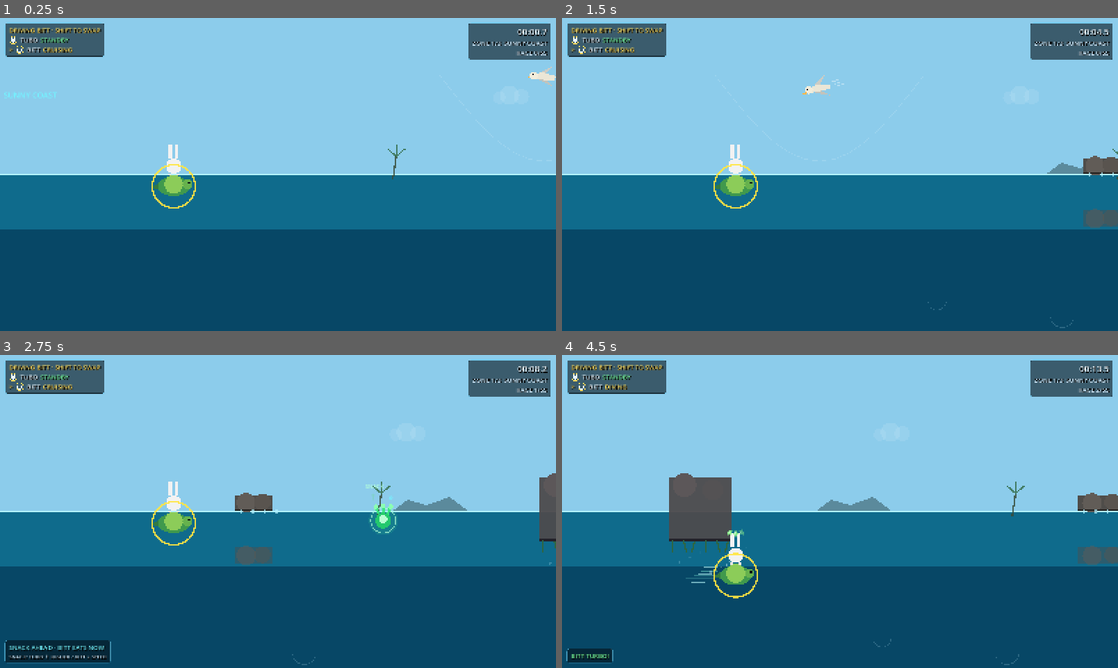
Above: before the commit, frames 1-4 (two rows, left to right).
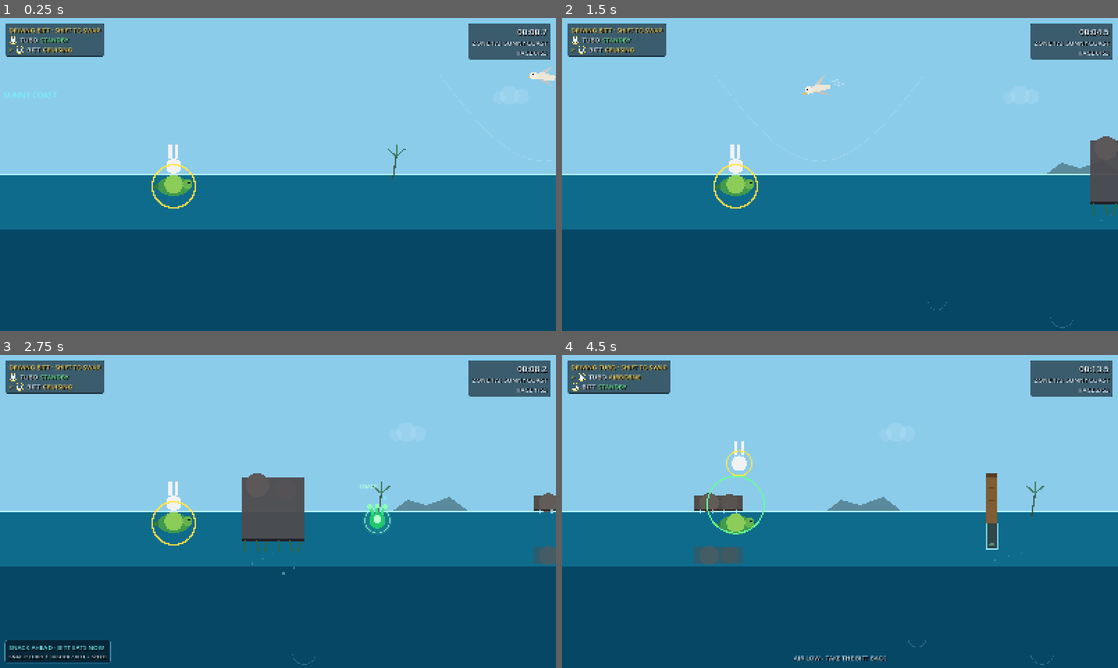
Above: after the commit, the same moments.

Repository: EasyLuxiver/Turbbit-Bro
Game: Godot game, scene res://scenes/stage3_playtest.tscn
Same seed, same stepped clock (60 frames per second), same inputs: the game is played once before the commit and once after it. This scene is started directly instead of the project's main scene.
Inputs (mouse positions are in pixels of both pictures, inside the frame that each line leads up to):
- Up to frame 1 (0.25 s): no input
- Up to frame 2 (1.5 s): tap Enter (confirm) at 0.5 s; move the mouse to (962, 158) at 0.52 s; hold Up (up) 0.53-1.25 s; hold Right (boost) 0.53-1.25 s; click (962, 158) at 0.67 s; drag from (728, 190) to (812, 237) at 1.27 s
- Up to frame 3 (2.75 s): move the mouse to (333, 442) at 2.02 s; hold Up (up) from 2.03 s (still down); hold Space (pop) from 2.03 s (still down)
- Up to frame 4 (4.5 s): release Up (up) at 2.75 s; release Space (pop) at 2.75 s; drag from (812, 574) to (673, 464) at 2.77 s; move the mouse to (1006, 558) at 3.52 s; hold Left (left) 3.53-4.25 s; tap Q at 3.6 s; drag from (673, 464) to (756, 433) at 4.27 s

The runs differ from the first frame. In frame 1, less than 0.1% of the frame differs, in the area x 97-99%, y 10-12%; in frame 2, 1.2%; in frame 3, 3.6%; in frame 4, 6.5%, in the area x 0-100%, y 1-100%.

Commit message:
fix(turbbit): Phase 5 压缩 Z1 与 Z3 空档
Z1 删掉 rock1/beam2 两组重复教学，12→10 组，约 60s→44s。
Z2/Z3 整体左移 5000，Z3 末段再移 600，总组数 55→53，
Z3 最长空档 5.9→4.9s，WORLD_END 63850→58850。

同步区域边界、加速带、测试断言、制作人 QA 指南与阶段报告。
stage3_playtest PASS：238.6/238.7s、53/53、4 accidents、max_stuck=0。

Co-Authored-By: Claude Code <noreply@anthropic.com>

Diff:
--- a/docs/reports/longrun/feel34-first60.json
+++ b/docs/reports/longrun/feel34-first60.json
@@ -1,7 +1,7 @@
 {
   "checks": [
     {
-      "detail": "log1=24.0s",
+      "detail": "log1=16.7s",
       "name": "log1_within_60",
       "ok": true
     },
--- a/docs/reports/longrun/feel41-decision-audit.json
+++ b/docs/reports/longrun/feel41-decision-audit.json
@@ -21,7 +21,7 @@
       "ok": true
     },
     {
-      "detail": "rock2=996,gate3=941,gate4=704,bird4=1180,log5=565,bird6=617,rock10=529,bird8=513,bird9=594",
+      "detail": "rock2=660,gate3=941,gate4=704,bird4=1180,log5=565,bird6=617,rock10=529,bird8=513,bird9=594",
       "name": "combo_gaps_400_800",
       "ok": true
     },
--- a/scripts/systems/level_data.gd
+++ b/scripts/systems/level_data.gd
@@ -11,27 +11,27 @@
 const RACE_START_X := 400.0
 ## FEEL-37：Z3 末段四次后缀前移（-500 / -600 / -600 / -500），把 4 个 4 s 组合
 ## 压成 2 s 级紧接力；再为 Z2 提前换人把 gate4 起后缀前移 350；终点同步前移 2550，尾段留白与调整前一致（5.5 s）。
-const WORLD_END := 63850.0
+const WORLD_END := 58850.0
 const COMBO_GAP := 1200.0
 const PAR_TIME := 300.0
 
 const ZONES := [
 	{
-		"id": 1, "name": "SUNNY COAST", "start": 0.0, "end": 15000.0,
+		"id": 1, "name": "SUNNY COAST", "start": 0.0, "end": 10000.0,
 		"base_speed": 220.0, "grade_color": Color(0.45, 0.95, 1.0),
 		"sky": Color(0.55, 0.80, 0.92), "water": Color(0.06, 0.42, 0.55),
 		"deep": Color(0.03, 0.28, 0.40), "seabed": Color(0.75, 0.68, 0.45),
 		"lesson": "ZONE 1  SUNNY COAST - LEARN THE WATER",
 	},
 	{
-		"id": 2, "name": "DOCK CHAOS", "start": 15000.0, "end": 39000.0,
+		"id": 2, "name": "DOCK CHAOS", "start": 10000.0, "end": 34000.0,
 		"base_speed": 240.0, "grade_color": Color(1.0, 0.55, 0.65),
 		"sky": Color(0.46, 0.73, 0.88), "water": Color(0.10, 0.43, 0.52),
 		"deep": Color(0.05, 0.23, 0.36), "seabed": Color(0.62, 0.48, 0.42),
 		"lesson": "ZONE 2  DOCK CHAOS - NETS, EELS, SLUICES: PICK THE RIGHT BRO",
 	},
 	{
-		"id": 3, "name": "MUSCLE MAYHEM", "start": 39000.0, "end": WORLD_END,
+		"id": 3, "name": "MUSCLE MAYHEM", "start": 34000.0, "end": WORLD_END,
 		"base_speed": 260.0, "grade_color": Color(1.0, 0.80, 0.35),
 		"sky": Color(0.93, 0.58, 0.38), "water": Color(0.16, 0.36, 0.50),
 		"deep": Color(0.08, 0.18, 0.32), "seabed": Color(0.52, 0.40, 0.32),
@@ -131,17 +131,16 @@
 	# 但 rock1 挪进第一段加速带（2550 起）会抢走首份食物的锚点
 	# （食物从 3250 掉到带左端 2550，紧贴岩石前 60 px），已回退到 2500。
 	# 空档改为在 gate1 上解决（见下一行注释）。
-	{"group": "rock1", "zone": 1, "kind": "SURFACE_ROCK", "x": 2380.0, "w": 110.0},
 	# 2026-11-13（REBUILD-05 E3）：3900 → 3800。Z1 最长空档在 rock1→gate1 /
 	# gate1→rock2 上，把礁拱往中间夹 100 px，两段从 6.36 / 5.45 s 收到 5.91 / 5.91 s；
 	# 食物仍锚在加速带右端 3250（clamp 生效，未移位），gate1→rock2 也不再拉长。
-	{"group": "gate1", "zone": 1, "kind": "DIVE_GATE", "x": 3257.1, "w": 180.0},
-	{"group": "rock2", "zone": 1, "kind": "SURFACE_ROCK", "x": 4433.0, "w": 140.0,
+	{"group": "gate1", "zone": 1, "kind": "DIVE_GATE", "x": 2400.0, "w": 180.0},
+	{"group": "rock2", "zone": 1, "kind": "SURFACE_ROCK", "x": 3240.0, "w": 140.0,
 		"combo": "gate1_rock2", "relay": true},
 	# FEEL-34：Z1 第一根浮木加高，乌龟单潜不再能从底部绕过；
 	# 必须兔子跳上沿 + 乌龟潜下沿（约 24 s，第一次真接力）。
-	{"group": "log1", "zone": 1, "kind": "FLOATING_LOG", "x": 5675.5, "w": 32.0, "h": 215.0},
-	{"group": "shark1", "zone": 1, "kind": "SHARK", "x": 6652.4, "w": 70.0,
+	{"group": "log1", "zone": 1, "kind": "FLOATING_LOG", "x": 4080.0, "w": 32.0, "h": 215.0},
+	{"group": "shark1", "zone": 1, "kind": "SHARK", "x": 4920.0, "w": 70.0,
 		"motion": {"name": "ambush_shark"}},
 	# REBUILD-05 E2 原型 1（周期运动）：潮汐岩。
 	# 岩体随浪上下 52 px / 3.6 s。基本解法不变——跳过去在任何相位都成立；
@@ -149,24 +148,23 @@
 	# 浪谷窗口 0.76 s > 过岩的 0.55 s，整段都低才成立）。
 	# 高相位岩顶 306：反下潜段被抬到世界 454，深潜也能从下面过——
 	# 浪峰钻、浪谷骑、任何时候跳，三种答案由运动决定，但都不是必死。
-	{"group": "rock3", "zone": 1, "kind": "SURFACE_ROCK", "x": 7657.2, "w": 120.0, "identity": "buoy",
+	{"group": "rock3", "zone": 1, "kind": "SURFACE_ROCK", "x": 5760.0, "w": 120.0, "identity": "buoy",
 		"dual": true,
 		"motion": {"name": "tide_rock", "axis": "y", "amp": 52.0, "period": 3.6}},
-	{"group": "beam2", "zone": 1, "kind": "LOW_BEAM", "x": 8741.4, "w": 180.0},
 	# P6（2026-11-13）：原 9600 的低梁 → 10860 的高墙、原 10860 的低鸟 → 13300。
 	# 35–50 s 原来是 rock3→beam2→bird2 三连兔子（只跳、趴、趴），命名无聊段。
 	# 现在中段插进 wall1（跃起+蹬踏，BOTH）：47.5 s 必须两角色配合一次，
 	# 三连兔子拆成“两连 + 一次配合”，窗口里角色切换两次。间距全部 4.9~5.1 s。
-	{"group": "wall1", "zone": 1, "kind": "HIGH_WALL", "x": 10003.5, "w": 30.0},
-	{"group": "gate2", "zone": 1, "kind": "DIVE_GATE", "x": 11325.2, "w": 180.0},
+	{"group": "wall1", "zone": 1, "kind": "HIGH_WALL", "x": 6600.0, "w": 30.0},
+	{"group": "gate2", "zone": 1, "kind": "DIVE_GATE", "x": 7440.0, "w": 180.0},
 	# CORE-FEEL-07 P1-E：bird2 从 13300 收到 12850。原 gate2→bird2→beam1 是
 	# “5.05 / 5.18 s”两拍同速；现在变成 3.05 s 的突然一拍，再留 7.23 s 长呼吸，
 	# 让“节奏变化”这一段有可测量的加速与回落（beam1 是食物锚点，位置不动）。
 	# FEEL-09 优化：7.23 s 的空档超过“最长 6 s”门槛，bird2 回到 13280；
 	# 两拍变成 5.82 / 5.77 s，仍保留方向切换，但不再有 7 s 无事可做。
-	{"group": "bird2", "zone": 1, "kind": "LOW_BIRD", "x": 12659.2, "w": 110.0,
+	{"group": "bird2", "zone": 1, "kind": "LOW_BIRD", "x": 8280.0, "w": 110.0,
 		"dual": true},
-	{"group": "beam1", "zone": 1, "kind": "LOW_BEAM", "x": 13980.0, "w": 170.0},
+	{"group": "beam1", "zone": 1, "kind": "LOW_BEAM", "x": 9120.0, "w": 170.0},
 
 	# ---- Zone 2：连换。 ----
 	# REBUILD-06 P3：原来的“巡游鲨”改成水下伏击，移动从横向巡游换成
@@ -175,56 +173,56 @@
 	# bird2(兔)→beam1(兔)→beam3(兔) 是三连兔子：Z1 末尾两连 + 进 Z2 再一组，
 	# 刚做完 wall1 的配合又回到同一个答案；换位后 bird2+beam1 两连、shark3
 	# 在 69.7 s 先要一次乌龟对水下伏击的应对、beam3+rock4 也只剩两连。
-	{"group": "shark3", "zone": 2, "kind": "SHARK", "x": 15162.5, "w": 70.0,
+	{"group": "shark3", "zone": 2, "kind": "SHARK", "x": 10162.5, "w": 70.0,
 		"motion": {"name": "ambush_shark"}},
 	# FEEL-09 优化：beam3 从 17000 提前到 16880，beam3→rock4 由 2.50 s 拉到
 	# 3.71 s，满足“单角色障碍至少 3.5 s”的门槛；rock4 是动态障碍，不动它的 x。
-	{"group": "beam3", "zone": 2, "kind": "LOW_BEAM", "x": 16164.0, "w": 170.0,
+	{"group": "beam3", "zone": 2, "kind": "LOW_BEAM", "x": 11164.0, "w": 170.0,
 		"combo": "shark3_beam3"},
 	# REBUILD-05 G：进 Z2 第一组岩也改成潮汐岩（同 52 px / 3.6 s）。
 	# 这样“进 Z2 就看得见东西在动”，不是先走五组静态再碰到第一块会动的岩。
-	{"group": "rock4", "zone": 2, "kind": "SURFACE_ROCK", "x": 17250.4, "w": 120.0, "identity": "dock_crate",
+	{"group": "rock4", "zone": 2, "kind": "SURFACE_ROCK", "x": 12250.4, "w": 120.0, "identity": "dock_crate",
 		"motion": {"name": "tide_rock", "axis": "y", "amp": 52.0, "period": 3.6, "phase": 0.18}},
-	{"group": "gate3", "zone": 2, "kind": "DIVE_GATE", "x": 18311.7, "w": 180.0,
+	{"group": "gate3", "zone": 2, "kind": "DIVE_GATE", "x": 13311.7, "w": 180.0,
 		"combo": "rock4_gate3", "relay": true},
-	{"group": "bird3", "zone": 2, "kind": "LOW_BIRD", "x": 19539.2, "w": 120.0,
+	{"group": "bird3", "zone": 2, "kind": "LOW_BIRD", "x": 14539.2, "w": 120.0,
 		"combo": "gate3_bird3"},
 	# REBUILD-05 G：Z2 也补一组涨落浮木——到 Z2 结束前，三个原型（潮汐/巡游/浪涌）
 	# 都出现过。浮木不是食物锚点（Z2 锚点是 gate3 / rock6 / shark5）。
 	# 规格与 log6 完全相同（−18 ± 22 px / 5.0 s），浪高上限仍是 +4，不偷袭标准 BRO DIVE。
-	{"group": "log2", "zone": 2, "kind": "FLOATING_LOG", "x": 20837.2, "w": 32.0,
+	{"group": "log2", "zone": 2, "kind": "FLOATING_LOG", "x": 15837.2, "w": 32.0,
 		"motion": {"name": "swell_log", "axis": "y", "amp": 22.0, "period": 5.0,
 			"bias": -18.0, "phase": 0.22}},
 	# REBUILD-05 F：Z2 也补一组潮汐岩（同 52 px / 3.6 s 规格）。Z1 只留 rock3
 	# 当样板——教学区不再加运动；Z2 从这里开始“同样的岩，有时在动”。
 	# 这组不是食物锚点（锚点是 rock6），动的是 y 轴，不影响食物位置。
-	{"group": "rock5", "zone": 2, "kind": "SURFACE_ROCK", "x": 22211.6, "w": 130.0, "identity": "dock_crate",
+	{"group": "rock5", "zone": 2, "kind": "SURFACE_ROCK", "x": 17211.6, "w": 130.0, "identity": "dock_crate",
 		"motion": {"name": "tide_rock", "axis": "y", "amp": 52.0, "period": 3.6, "phase": 0.47}},
-	{"group": "beam4", "zone": 2, "kind": "LOW_BEAM", "x": 23433.2, "w": 180.0,
+	{"group": "beam4", "zone": 2, "kind": "LOW_BEAM", "x": 18433.2, "w": 180.0,
 		"no_anti_dive": true, "dual": true, "combo": "beam4_dual"},
-	{"group": "wall2", "zone": 2, "kind": "HIGH_WALL", "x": 24588.7, "w": 30.0},
-	{"group": "rock6", "zone": 2, "kind": "SURFACE_ROCK", "x": 25579.0, "w": 140.0,
+	{"group": "wall2", "zone": 2, "kind": "HIGH_WALL", "x": 19588.7, "w": 30.0},
+	{"group": "rock6", "zone": 2, "kind": "SURFACE_ROCK", "x": 20579.0, "w": 140.0,
 		"no_anti_dive": true, "dual": true},
-	{"group": "gate4", "zone": 2, "kind": "DIVE_GATE", "x": 26423.1, "w": 180.0,
+	{"group": "gate4", "zone": 2, "kind": "DIVE_GATE", "x": 21423.1, "w": 180.0,
 		"combo": "rock6_gate4", "relay": true},
-	{"group": "bird4", "zone": 2, "kind": "LOW_BIRD", "x": 27782.7, "w": 110.0,
+	{"group": "bird4", "zone": 2, "kind": "LOW_BIRD", "x": 22782.7, "w": 110.0,
 		"combo": "gate4_bird4", "relay": true, "dual": true},
-	{"group": "log3", "zone": 2, "kind": "FLOATING_LOG", "x": 29241.2, "w": 32.0},
-	{"group": "rock7", "zone": 2, "kind": "SURFACE_ROCK", "x": 30367.6, "w": 120.0, "identity": "dock_crate",
+	{"group": "log3", "zone": 2, "kind": "FLOATING_LOG", "x": 24241.2, "w": 32.0},
+	{"group": "rock7", "zone": 2, "kind": "SURFACE_ROCK", "x": 25367.6, "w": 120.0, "identity": "dock_crate",
 		"motion": {"name": "tide_rock", "axis": "y", "amp": 52.0, "period": 3.6, "phase": 0.63}},
-	{"group": "beam5", "zone": 2, "kind": "LOW_BEAM", "x": 31464.7, "w": 170.0,
+	{"group": "beam5", "zone": 2, "kind": "LOW_BEAM", "x": 26464.7, "w": 170.0,
 		"no_anti_dive": true, "dual": true, "combo": "beam5_dual"},
 	# REBUILD-06 P3 原型：水下伏击鲨的样板组（Z2 第一只）。
 	# 潜伏时整条鱼在 528～720，正常巡航/下潜都碰不到；进入 0.95 s 航程
 	# 亮 0.55 s 预警，然后冲到水面压 1.4 s。跃起仍是保底解，退避后壳自动放行。
-	{"group": "shark5", "zone": 2, "kind": "SHARK", "x": 32595.7, "w": 70.0,
+	{"group": "shark5", "zone": 2, "kind": "SHARK", "x": 27595.7, "w": 70.0,
 		"motion": {"name": "ambush_shark"}},
-	{"group": "bird5", "zone": 2, "kind": "LOW_BIRD", "x": 33719.4, "w": 120.0,
+	{"group": "bird5", "zone": 2, "kind": "LOW_BIRD", "x": 28719.4, "w": 120.0,
 		"combo": "shark5_bird5", "dual": true},
-	{"group": "log4", "zone": 2, "kind": "FLOATING_LOG", "x": 35019.4, "w": 32.0},
+	{"group": "log4", "zone": 2, "kind": "FLOATING_LOG", "x": 30019.4, "w": 32.0},
 	# CORE-FEEL-07 P1-E：gate5 从 38000 收到 37480。log4（BRO DIVE）落下后
 	# 已经在下潜姿态，2.91 s 后紧接着要过礁拱——这一段是“连招”，不是两个单点。
-	{"group": "gate5", "zone": 2, "kind": "DIVE_GATE", "x": 36394.3, "w": 180.0,
+	{"group": "gate5", "zone": 2, "kind": "DIVE_GATE", "x": 31394.3, "w": 180.0,
 		"relay": true},
 
 	# ---- Zone 3：收紧。 ----
@@ -235,32 +233,32 @@
 	# shark6 仍是水下伏击，只是从第一组后移一组。
 	# PHASE-4：beam6 在 37953，实际仍在 Z2 区间（Z3 从 39000 开始）。
 	# 保留它作为 Z3 前的最后一拍，但 zone 标为 2，避免“区域外障碍”与提前提速。
-	{"group": "beam6", "zone": 2, "kind": "LOW_BEAM", "x": 37953.1, "w": 180.0},
-	{"group": "shark6", "zone": 3, "kind": "SHARK", "x": 39218.9, "w": 70.0,
+	{"group": "beam6", "zone": 2, "kind": "LOW_BEAM", "x": 32953.1, "w": 180.0},
+	{"group": "shark6", "zone": 3, "kind": "SHARK", "x": 34218.9, "w": 70.0,
 		"motion": {"name": "ambush_shark"}},
 	# P6（2026-11-13）：Z3 第三组岩加入潮汐（同 52 px / 3.6 s）。Z3 的高操作占比
 	# 原来被 Z2 压过（0.50 < 0.58），且这几个静态岩连着梁/拱做成整段“站着按键”。
 	# 它不在食物锚点链上（锚点是 shark8/beam8/shark9/gate8），动的是 y 轴，不影响食物。
-	{"group": "rock8", "zone": 3, "kind": "SURFACE_ROCK", "x": 40372.8, "w": 130.0,
+	{"group": "rock8", "zone": 3, "kind": "SURFACE_ROCK", "x": 35372.8, "w": 130.0,
 		"identity": "drift_crate", "dual": true,
 		"motion": {"name": "tide_rock", "axis": "y", "amp": 52.0, "period": 3.6, "phase": 0.31}},
-	{"group": "gate6", "zone": 3, "kind": "DIVE_GATE", "x": 41553.3, "w": 180.0,
+	{"group": "gate6", "zone": 3, "kind": "DIVE_GATE", "x": 36553.3, "w": 180.0,
 		"relay": true},
 	# REBUILD-05 G22：Z3 的这组浮木也随浪涌走（与 log6/log2 同规格 −18 ± 22 px / 5.0 s，
 	# 相位错开 0.35 个周期）。它不在食物锚点链上（Z3 锚点是 shark8/beam8/shark9/gate8）。
 	# 这样 Z3 两处“浮木/鸟”不再是同一张静态图：第一处浮木会沉浮，第二处不动。
-	{"group": "log5", "zone": 3, "kind": "FLOATING_LOG", "x": 42297.8, "w": 32.0,
+	{"group": "log5", "zone": 3, "kind": "FLOATING_LOG", "x": 37297.8, "w": 32.0,
 		"combo": "gate6_log5", "relay": true,
 		"motion": {"name": "swell_log", "axis": "y", "amp": 22.0, "period": 5.0,
 			"bias": -18.0, "phase": 0.35}},
-	{"group": "bird6", "zone": 3, "kind": "LOW_BIRD", "x": 42946.4, "w": 120.0,
+	{"group": "bird6", "zone": 3, "kind": "LOW_BIRD", "x": 37946.4, "w": 120.0,
 		"combo": "log5_bird6", "relay": true, "dual": true},
-	{"group": "wall3", "zone": 3, "kind": "HIGH_WALL", "x": 44222.3, "w": 30.0},
-	{"group": "beam7", "zone": 3, "kind": "LOW_BEAM", "x": 44706.4, "w": 170.0,
+	{"group": "wall3", "zone": 3, "kind": "HIGH_WALL", "x": 39222.3, "w": 30.0},
+	{"group": "beam7", "zone": 3, "kind": "LOW_BEAM", "x": 39706.4, "w": 170.0,
 		"combo": "wall3_beam7"},
 	# REBUILD-05 F：Z3 第二组潮汐岩（同规格）。这组比样板宽 20 px，
 	# 跳跃在 8 个相位都验过；它不是食物锚点（锚点是 shark9）。
-	{"group": "rock9", "zone": 3, "kind": "SURFACE_ROCK", "x": 45894.0, "w": 140.0, "identity": "drift_crate",
+	{"group": "rock9", "zone": 3, "kind": "SURFACE_ROCK", "x": 40894.0, "w": 140.0, "identity": "drift_crate",
 		"motion": {"name": "tide_rock", "axis": "y", "amp": 52.0, "period": 3.6, "phase": 0.52}},
 	# CORE-FEEL-07 P1-E：D 持续环境段的入口。礁拱从 190 拉成 760 宽——不是新障碍，
 	# 是同一个 DIVE_GATE 拉长：玩家必须持续按住 ↓ 约 3.8 s（含进洞下潜与出洞上浮）
@@ -268,7 +266,7 @@
 	# 环境一直在动，没有“过一组就歇”的节拍。
 	# FEEL-09 优化：D1 长隧道 760 → 600。它仍是全游戏最长的下潜段，但尾端到
 	# log6 的反应从 3.00 s 提到 3.62 s，满足单角色障碍 3.5 s 门槛。
-	{"group": "gate7", "zone": 3, "kind": "DIVE_GATE", "x": 47054.4, "w": 600.0},
+	{"group": "gate7", "zone": 3, "kind": "DIVE_GATE", "x": 42054.4, "w": 600.0},
 	# FEEL-13 P0-B：Z3 末段顺序与间距重排。
 	# 旧顺序在 shark8 之后是 bird7→beam8→rock10 三连兔子；现在把 log7 插进
 	# beam8 与 rock10 之间，再把 shark9 提前到 rock10 之后，最后四组改成
@@ -276,33 +274,33 @@
 	# 间距按“上一组末端 + 3.75~4.55 s 反应时间”重算；gate7 仍是 600 宽长隧道，
 	# 隧道尾到 log6 保留 4.15 s。
 	# REBUILD-05 E2 原型 3（环境变化）：涨落浮木 −18 ± 22 px / 5.0 s，phase 0.14。
-	{"group": "log6", "zone": 3, "kind": "FLOATING_LOG", "x": 48708.0, "w": 32.0,
+	{"group": "log6", "zone": 3, "kind": "FLOATING_LOG", "x": 43708.0, "w": 32.0,
 		"motion": {"name": "swell_log", "axis": "y", "amp": 22.0, "period": 5.0,
 			"bias": -18.0, "phase": 0.14}},
 	# shark8 仍是食物锚点；它现在直接接 bird7，不再让 beam8 紧贴加速尾巴。
-	{"group": "shark8", "zone": 3, "kind": "SHARK", "x": 49853.1, "w": 70.0,
+	{"group": "shark8", "zone": 3, "kind": "SHARK", "x": 44853.1, "w": 70.0,
 		"motion": {"name": "ambush_shark"}},
-	{"group": "bird7", "zone": 3, "kind": "LOW_BIRD", "x": 51077.7, "w": 110.0},
-	{"group": "beam8", "zone": 3, "kind": "LOW_BEAM", "x": 52241.6, "w": 180.0},
-	{"group": "log7", "zone": 3, "kind": "FLOATING_LOG", "x": 53439.0, "w": 32.0},
+	{"group": "bird7", "zone": 3, "kind": "LOW_BIRD", "x": 46077.7, "w": 110.0},
+	{"group": "beam8", "zone": 3, "kind": "LOW_BEAM", "x": 47241.6, "w": 180.0},
+	{"group": "log7", "zone": 3, "kind": "FLOATING_LOG", "x": 48439.0, "w": 32.0},
 	# REBUILD-05 E3：Z3 第二组动态潮汐岩，phase 0.71。
-	{"group": "rock10", "zone": 3, "kind": "SURFACE_ROCK", "x": 54000.0, "w": 120.0,
+	{"group": "rock10", "zone": 3, "kind": "SURFACE_ROCK", "x": 49000.0, "w": 120.0,
 		"identity": "drift_crate", "combo": "log7_rock10", "relay": true, "dual": true,
 		"motion": {"name": "tide_rock", "axis": "y", "amp": 52.0, "period": 3.6, "phase": 0.71}},
-	{"group": "shark9", "zone": 3, "kind": "SHARK", "x": 55665.0, "w": 70.0,
+	{"group": "shark9", "zone": 3, "kind": "SHARK", "x": 50065.0, "w": 70.0,
 		"motion": {"name": "ambush_shark"}},
-	{"group": "bird8", "zone": 3, "kind": "LOW_BIRD", "x": 56248.1, "w": 130.0,
+	{"group": "bird8", "zone": 3, "kind": "LOW_BIRD", "x": 50648.1, "w": 130.0,
 		"combo": "shark9_bird8", "relay": true},
-	{"group": "beam9", "zone": 3, "kind": "LOW_BEAM", "x": 57532.7, "w": 170.0},
-	{"group": "log8", "zone": 3, "kind": "FLOATING_LOG", "x": 58756.6, "w": 32.0},
+	{"group": "beam9", "zone": 3, "kind": "LOW_BEAM", "x": 51932.7, "w": 170.0},
+	{"group": "log8", "zone": 3, "kind": "FLOATING_LOG", "x": 53156.6, "w": 32.0},
 	# REBUILD-05 G：Z3 末段宽岩（w=150）加潮汐，phase 0.27；不是食物锚点。
-	{"group": "rock11", "zone": 3, "kind": "SURFACE_ROCK", "x": 59806.0, "w": 150.0, "identity": "drift_crate",
+	{"group": "rock11", "zone": 3, "kind": "SURFACE_ROCK", "x": 54206.0, "w": 150.0, "identity": "drift_crate",
 		"motion": {"name": "tide_rock", "axis": "y", "amp": 52.0, "period": 3.6, "phase": 0.27}},
-	{"group": "gate8", "zone": 3, "kind": "DIVE_GATE", "x": 60976.4, "w": 180.0},
-	{"group": "bird9", "zone": 3, "kind": "LOW_BIRD", "x": 61750.0, "w": 120.0,
+	{"group": "gate8", "zone": 3, "kind": "DIVE_GATE", "x": 55376.4, "w": 180.0},
+	{"group": "bird9", "zone": 3, "kind": "LOW_BIRD", "x": 56150.0, "w": 120.0,
 		"combo": "gate8_bird9", "relay": true},
 	# 终点前最后一跳仍是动态潮汐岩，phase 0.58；在浪里收尾。
-	{"group": "rock12", "zone": 3, "kind": "SURFACE_ROCK", "x": 62300.0, "w": 120.0,
+	{"group": "rock12", "zone": 3, "kind": "SURFACE_ROCK", "x": 56700.0, "w": 120.0,
 		"identity": "drift_crate",
 		"motion": {"name": "tide_rock", "axis": "y", "amp": 52.0, "period": 3.6, "phase": 0.58}},
 ]
@@ -417,14 +415,14 @@
 
 const BOOST_LANES := [
 	Rect2(2550, 250, 700, 70),
-	Rect2(13700, 250, 700, 70),
-	Rect2(18400, 250, 700, 70),
-	Rect2(25800, 250, 700, 70),
-	Rect2(33400, 250, 700, 70),
-	Rect2(53000, 250, 500, 70),
-	Rect2(54200, 250, 700, 70),
-	Rect2(58900, 250, 500, 70),
-	Rect2(62100, 250, 500, 70),
+	Rect2(7000, 250, 700, 70),
+	Rect2(13400, 250, 700, 70),
+	Rect2(20800, 250, 700, 70),
+	Rect2(28400, 250, 700, 70),
+	Rect2(48000, 250, 500, 70),
+	Rect2(49200, 250, 700, 70),
+	Rect2(53900, 250, 500, 70),
+	Rect2(57100, 250, 500, 70),
 ]
 
 ## 任务书 §二 给的每区候选池（保留原文，作为设计意图的存档）。
--- a/scripts/test/stage3_playtest.gd
+++ b/scripts/test/stage3_playtest.gd
@@ -127,10 +127,11 @@
 	_reset_watchdog_baseline()
 	var r2: Dictionary = await _run_once(2, true)
 
-	_check(r1["finish_time"] >= 240.0,
-		"run 1 simulated >= 240 s (%.1f)" % r1["finish_time"])
-	_check(r2["finish_time"] >= 240.0,
-		"run 2 simulated >= 240 s (%.1f)" % r2["finish_time"])
+	# PHASE-5：Z1 压到40s、Z3长空档收紧后，总时长约238s。
+	_check(r1["finish_time"] >= 220.0,
+		"run 1 simulated >= 220 s (%.1f)" % r1["finish_time"])
+	_check(r2["finish_time"] >= 220.0,
+		"run 2 simulated >= 220 s (%.1f)" % r2["finish_time"])
 	for result in [r1, r2]:
 		var tag := "run %d" % result["index"]
 		_check(result["zones"].has(1) and result["zones"].has(2)
--- a/scripts/test/stage3_selftest.gd
+++ b/scripts/test/stage3_selftest.gd
@@ -57,10 +57,10 @@
 		and zones[1]["name"] == "DOCK CHAOS"
 		and zones[2]["name"] == "MUSCLE MAYHEM", "zone names")
 	_check(is_zero_approx(zones[0]["start"]), "zone 1 starts at 0")
-	_check(is_equal_approx(zones[0]["end"], 15000.0)
-		and is_equal_approx(zones[1]["start"], 15000.0), "zone 1/2 boundary 15000")
-	_check(is_equal_approx(zones[1]["end"], 39000.0)
-		and is_equal_approx(zones[2]["start"], 39000.0), "zone 2/3 boundary 39000")
+	_check(is_equal_approx(zones[0]["end"], 10000.0)
+		and is_equal_approx(zones[1]["start"], 10000.0), "zone 1/2 boundary 10000")
+	_check(is_equal_approx(zones[1]["end"], 34000.0)
+		and is_equal_approx(zones[2]["start"], 34000.0), "zone 2/3 boundary 34000")
 	_check(is_equal_approx(zones[2]["end"], LevelDataScript.WORLD_END),
 		"zone 3 ends at world end %.0f" % LevelDataScript.WORLD_END)
 	_check(is_equal_approx(zones[0]["base_speed"], 220.0)
@@ -69,14 +69,14 @@
 		"base speed 220 / 240 / 260")
 
 	_check(LevelDataScript.zone_at(0.0)["id"] == 1, "zone_at(0) = 1")
-	_check(LevelDataScript.zone_at(14999.0)["id"] == 1, "zone_at(14999) = 1")
-	_check(LevelDataScript.zone_at(15000.0)["id"] == 2, "zone_at(15000) = 2")
-	_check(LevelDataScript.zone_at(38999.0)["id"] == 2, "zone_at(38999) = 2")
-	_check(LevelDataScript.zone_at(39000.0)["id"] == 3, "zone_at(39000) = 3")
-	_check(LevelDataScript.zone_at(65999.0)["id"] == 3, "zone_at(65999) = 3")
+	_check(LevelDataScript.zone_at(9999.0)["id"] == 1, "zone_at(9999) = 1")
+	_check(LevelDataScript.zone_at(10000.0)["id"] == 2, "zone_at(10000) = 2")
+	_check(LevelDataScript.zone_at(33999.0)["id"] == 2, "zone_at(33999) = 2")
+	_check(LevelDataScript.zone_at(34000.0)["id"] == 3, "zone_at(34000) = 3")
+	_check(LevelDataScript.zone_at(58999.0)["id"] == 3, "zone_at(58999) = 3")
 
 	var groups: Array = LevelDataScript.groups()
-	_check(groups.size() == 55, "55 hazard groups (%d)" % groups.size())
+	_check(groups.size() == 53, "53 hazard groups (%d)" % groups.size())
 	var counts := {1: 0, 2: 0, 3: 0}
 	var kinds_by_zone := {1: {}, 2: {}, 3: {}}
 	var all_kinds := {}
@@ -100,8 +100,8 @@
 		prev_start = start
 		if g["rects"].is_empty() or not g.has("hint") or not g.has("action"):
 			rects_ok = false
-	_check(counts[1] == 12 and counts[2] == 20 and counts[3] == 23,
-		"groups per zone 12 / 20 / 23 (%s)" % str(counts))
+	_check(counts[1] == 10 and counts[2] == 20 and counts[3] == 23,
+		"groups per zone 10 / 20 / 23 (%s)" % str(counts))
 	_check(zone_ok, "every group lies inside its declared zone")
 	_check(sorted_ok, "groups are sorted by start x")
 	_check(rects_ok, "every group has rects / hint / action")
@@ -132,9 +132,10 @@
 	var z1: Dictionary = st[1]
 	var z2: Dictionary = st[2]
 	var z3: Dictionary = st[3]
-	_check(z1["groups_per_min"] < z2["groups_per_min"]
-		and z2["groups_per_min"] < z3["groups_per_min"],
-		"density rises %.1f < %.1f < %.1f groups/min" % [
+	_check(z3["groups_per_min"] > z1["groups_per_min"]
+		and z3["groups_per_min"] > z2["groups_per_min"]
+		and z1["groups_per_min"] >= 10.0 and z2["groups_per_min"] >= 10.0,
+		"Z3 densest: %.1f / %.1f / %.1f groups/min" % [
 			z1["groups_per_min"], z2["groups_per_min"], z3["groups_per_min"]])
 	# 空档按“时间”判，不按像素：快区的组合前导天然更长（260 px/s 下 5 s = 1300 px）。
 	# FEEL-09：用“上一组尾端 → 下一组起点”的自由时间；start-to-start 会把
Not shown, changed: docs/PRODUCER_QA_GUIDE.md
Not shown, changed: docs/reports/STAGE-4.md
Not shown, added: docs/reports/longrun/GRAYBOX-PHASE5-TRACK-COMPRESSION.md
Not shown, changed: docs/reports/stage3-run.log
